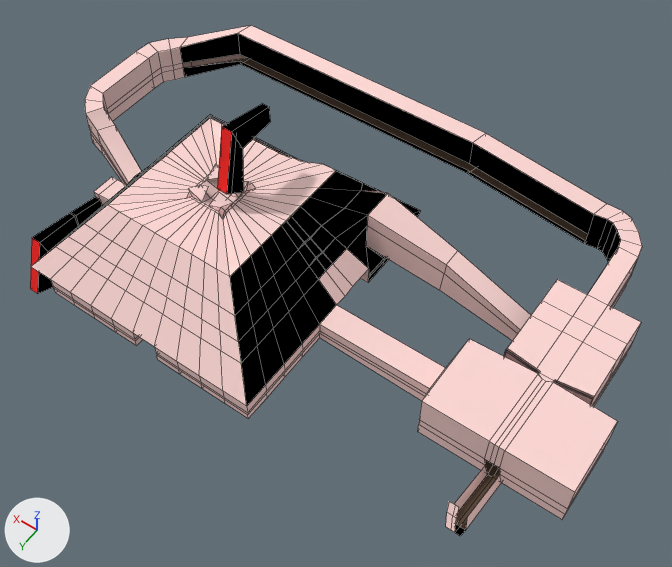
One commit to the Blender file Assets/Level/Models/BoxMap_Model.blend: the scene before it, then after it.
Rendered twice from a 50 mm camera at (-81.6, 79.4, 134.9) aimed at (-16.5, -11.8, -8.4). The axes (+X, +Y, +Z) are drawn at lower left. The lights are the same throughout. Mesh edges are drawn as thin lines.

The first picture shows 'Background', 'Floor', 'Walls'.
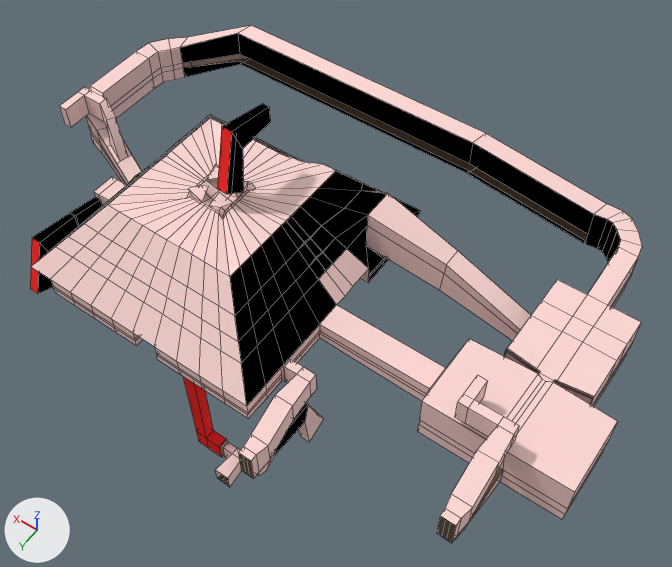
Where the change shows, as pixel boxes (x1, y1, x2, y2) in the pictures (672 x 567 px; the box of a moved part takes in the faces that stretch with it):
'Background', reshaped
    before: (31, 26, 642, 536)
    after: (31, 26, 642, 492)
'Walls', reshaped
    before: (50, 35, 641, 532)
    after: (50, 35, 641, 519)
'BigRoom_ext', added
    after: (437, 375, 519, 543)
    faces in mat_background (pink #ffd9d6): (440, 375, 519, 542)
    faces in mat_floor (brown #645345): (437, 468, 503, 543)
'Tele_selection1', added
    after: (238, 359, 323, 478)
    faces in mat_background (pink #ffd9d6): (238, 359, 323, 478)
    faces in mat_hole (black #000000): (274, 403, 308, 455)
    faces in mat_floor (brown #645345): (238, 453, 259, 478)
'Floor', reshaped
    before: (202, 58, 587, 530)
    after: (202, 58, 587, 241)
'Under_hole', added (red)
    after: (183, 376, 242, 487)
    faces in mat_column (red #ff3330): (183, 376, 227, 457)
    faces in mat_background (pink #ffd9d6): (216, 440, 242, 486)
'Tele_selection2', added (brown)
    after: (59, 87, 128, 161)
part 1 of me_plane_003, cut back (brown)
    before: (456, 459, 500, 530)
part 2 of me_plane_001, cut back
    before: (418, 402, 575, 532)
    after: (418, 402, 575, 519)
part 3 of me_plane_001, moved or reshaped
    both: (266, 325, 320, 397)
part 4 of me_plane, deleted
    before: (455, 524, 466, 536)
part 5 of me_plane, deleted
    before: (447, 501, 459, 518)
part 6 of me_plane, built on
    before: (97, 125, 141, 183)
    after: (97, 128, 141, 183)

What changed in the scene script:
```text
Change me_plane_003:
    where me_plane_003.from_pydata(...)  # 204 vertices, 117 faces; spans x -75.1..45.8, y -43.1..25.0, z -2.0..6.4
    verts and faces of me_plane_003; kept vertices keep their numbers, new ones are numbered from 204
    me_plane_003 part 1
    add delete_vertices([*range(200, 204)])  # with the faces that use them
    add verts[114] = (-61.3, 9.8, -2.0)  # moved
    add verts[133] = (-62.9, 9.8, -2.0)  # moved
    add verts[121] = (-63.9, 9.8, -2.0)  # moved, pixel (498, 481)
    add verts[143] = (-62.3, 9.8, -2.0)  # moved
Change me_plane_001:
    remove me_plane_001.from_pydata(...)  # 582 vertices, 392 faces; spans x -75.1..45.8, y -43.1..25.0, z -2.0..14.4
    add me_plane_001.from_pydata(...)  # 570 vertices, 383 faces; spans x -75.1..45.8, y -43.1..25.0, z -2.0..14.4
    me_plane_001 part 2: 3 vertices moved from x -63.4..-60.6, y 9.8, z 2.0..7.7 to x -64.0..-61.3, y 9.8, z 2.0..7.7; 16 vertices removed from x -64.3..-61.0, y 9.8..23.7, z -2.0..5.4; 4 vertices added at x -64.0..-61.4, y 9.8, z -2.0..0.2
    me_plane_001 part 3: 8 vertices removed from x -25.0, y 10.0..15.0, z 0.0..4.0; 8 vertices added at x -25.0, y 13.8..16.0, z 0.0..4.0
Change me_plane:
    where me_plane.from_pydata(...)  # 885 vertices, 590 faces, 4 loose edges; spans x -75.1..45.8, y -43.1..25.0, z -8.2..32.9
    verts and faces of me_plane; kept vertices keep their numbers, new ones are numbered from 885
    me_plane part 4: the loose piece of 8 vertices spanning x -64.3..-61.8, y 21.9..23.7, z 2.4..3.6 is deleted
    me_plane part 5: the loose piece of 6 vertices spanning x -62.7..-60.6, y 21.4..22.4, z 5.4..6.9 is deleted
    me_plane part 6
    add delete_faces([(388, 389, 670, 669)])
    add verts[885] = (32.8, -6.6, 6.2)
    add verts[886] = (29.1, -6.0, 5.1)  # pixel (131, 154)
    add verts[887] = (29.8, -2.5, 5.1)  # pixel (116, 163)
    add verts[888] = (33.4, -4.9, 6.2)  # pixel (110, 145)
    add verts[889] = (33.7, -4.0, 6.2)  # pixel (106, 146)
    add verts[890] = (32.4, -7.4, 6.2)  # pixel (123, 139)
    add verts[891] = (29.3, -5.1, 5.1)  # pixel (128, 156)
    add verts[892] = (29.6, -3.4, 5.1)  # pixel (120, 161)
    add faces += [(669, 887, 892, 891, 886, 670), (388, 389, 890, 885, 888, 889), (885, 890, 886, 891, 892, 887, 889, 888)]  # mat_background (pink #ffd9d6), smooth
Add ob_bigroom_ext:
    ob_bigroom_ext = bpy.data.objects.new('BigRoom_ext', me_plane_007)  # 94 vertices, 77 faces, 7 loose edges; spans x -64.5..-54.5, y 4.3..25.8, z -2.0..14.0; in mat_floor (brown #645345), mat_background (pink #ffd9d6); modifiers EDGE_SPLIT
    ob_bigroom_ext.location = (0.0, 0.0, 0.0)
Add ob_under_hole:
    ob_under_hole = bpy.data.objects.new('Under_hole', me_plane_011)  # 46 vertices, 40 faces; spans x -9.2..4.0, y 11.3..18.5, z -55.7..1.8; in mat_floor (brown #645345), mat_column (red #ff3330), mat_background (pink #ffd9d6); modifiers EDGE_SPLIT
    ob_under_hole.location = (0.0, 0.0, 0.0)
Add ob_tele_selection1:
    ob_tele_selection1 = bpy.data.objects.new('Tele_selection1', me_plane_009)  # 98 vertices, 86 faces, 6 loose edges; spans x -31.3..-25.0, y 11.8..31.3, z -15.4..4.6; in mat_hole (black #000000), mat_floor (brown #645345), mat_column (red #ff3330), mat_background (pink #ffd9d6); modifiers EDGE_SPLIT
    ob_tele_selection1.location = (0.0, 0.0, 0.0)
Add ob_tele_selection2:
    ob_tele_selection2 = bpy.data.objects.new('Tele_selection2', me_plane_018)  # 26 vertices, 22 faces, 1 loose edge; spans x 29.27..41.64, y -8.37..-1.5, z 5.08..14.49; in mat_floor (brown #645345), mat_background (pink #ffd9d6); modifiers EDGE_SPLIT
    ob_tele_selection2.location = (0.0, 0.0, 0.0)
```
